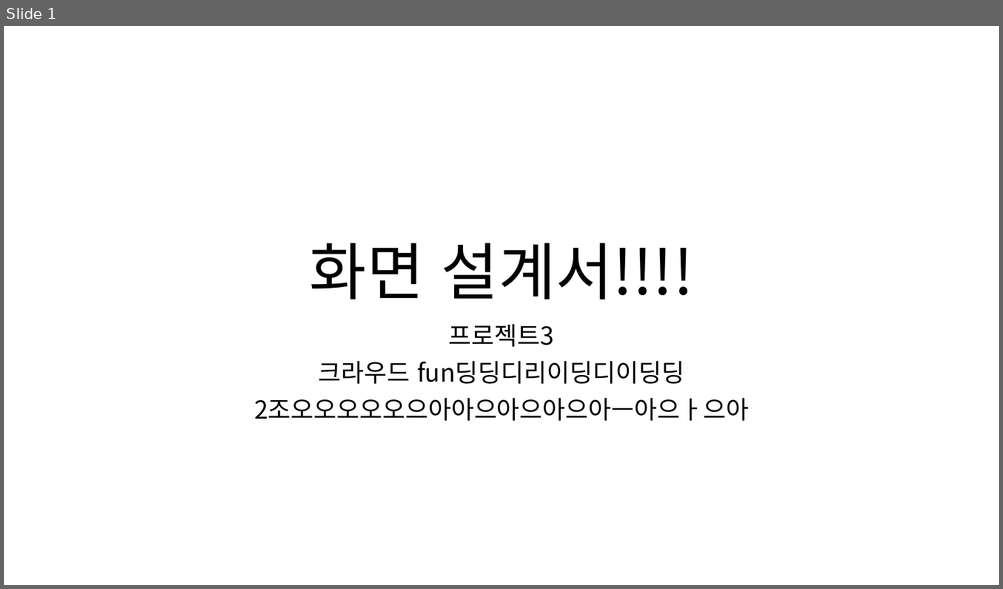
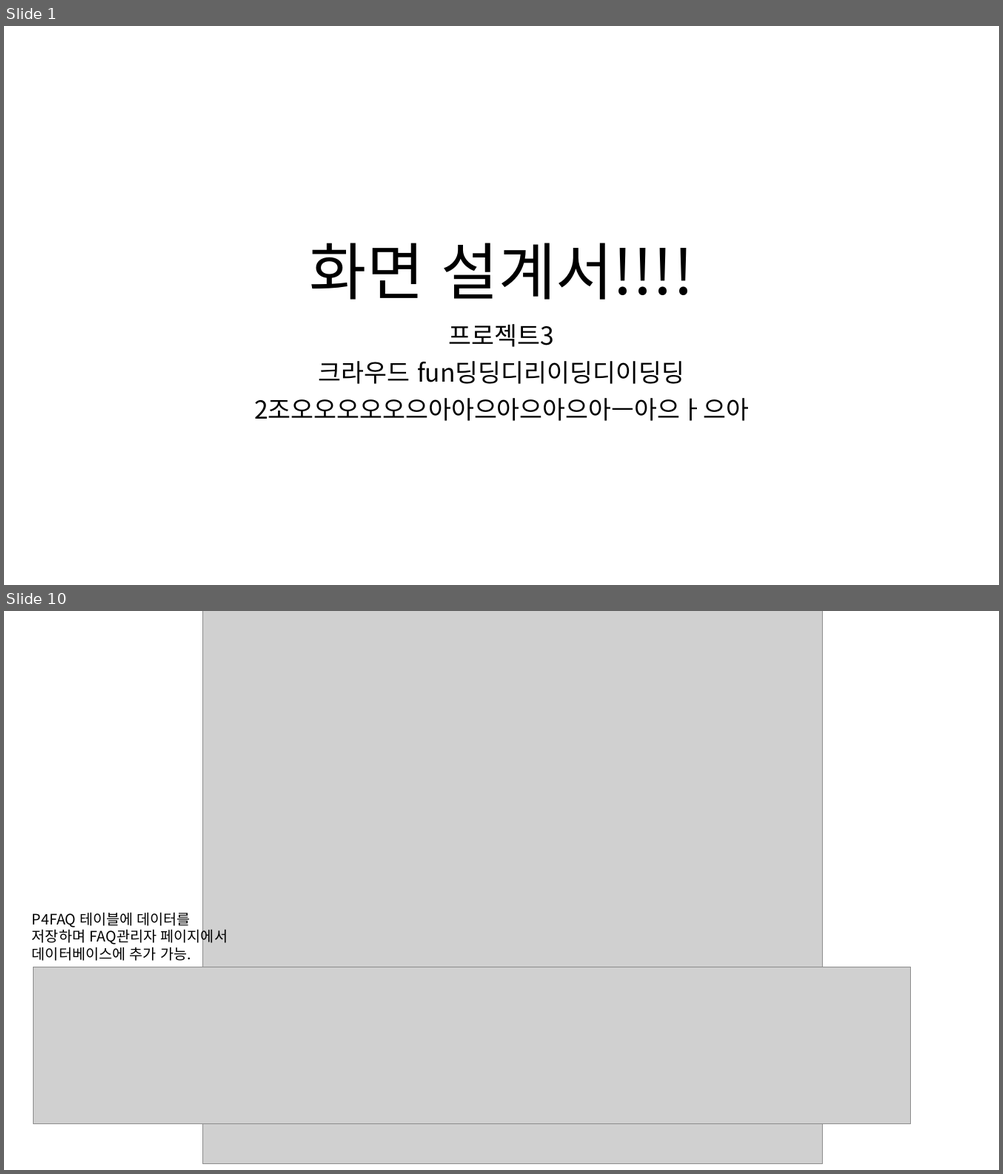
Before and after one commit to ezenteam2/RentalEquip, a slide deck: 0 발표용 파워포인트/0313 2차발표/0313 project04 - 파워포인트 - 형준.pptx. Shown one above the other, each under a label of ours: slide 1 before the commit, slides 1 and 10 after it; the slides between them are not shown. The pictures are 1003x589 and 1003x1174 pixels, drawn with LibreOffice and Linux fonts; fonts in the diff are those of the drawing; grey boxes stand for pictures. Boxes give left, top, right and bottom in pixels: in the first picture for what was removed or moved away, otherwise in the second. Text is boxed around its words. In the diff, an @@ line names an element or a change of style, - is before the commit and + after.

```diff
--- a/0 발표용 파워포인트/0313 2차발표/0313 project04 - 파워포인트 - 형준.pptx
+++ b/0 발표용 파워포인트/0313 2차발표/0313 project04 - 파워포인트 - 형준.pptx
@@ slide 10 added at (x1=4, y1=611, x2=999, y2=1170), background #FFFFFF @@
@@ picture added at (x1=203, y1=611, x2=822, y2=1165) @@
@@ text added at (x1=32, y1=912, x2=227, y2=961), 14 pt, text #000000 @@
+P4FAQ 테이블에 데이터를 저장하며 FAQ관리자 페이지에서 데이터베이스에 추가 가능.
@@ picture added at (x1=33, y1=967, x2=910, y2=1124) @@
```
Also in this commit, not shown: 15 other slides added.
